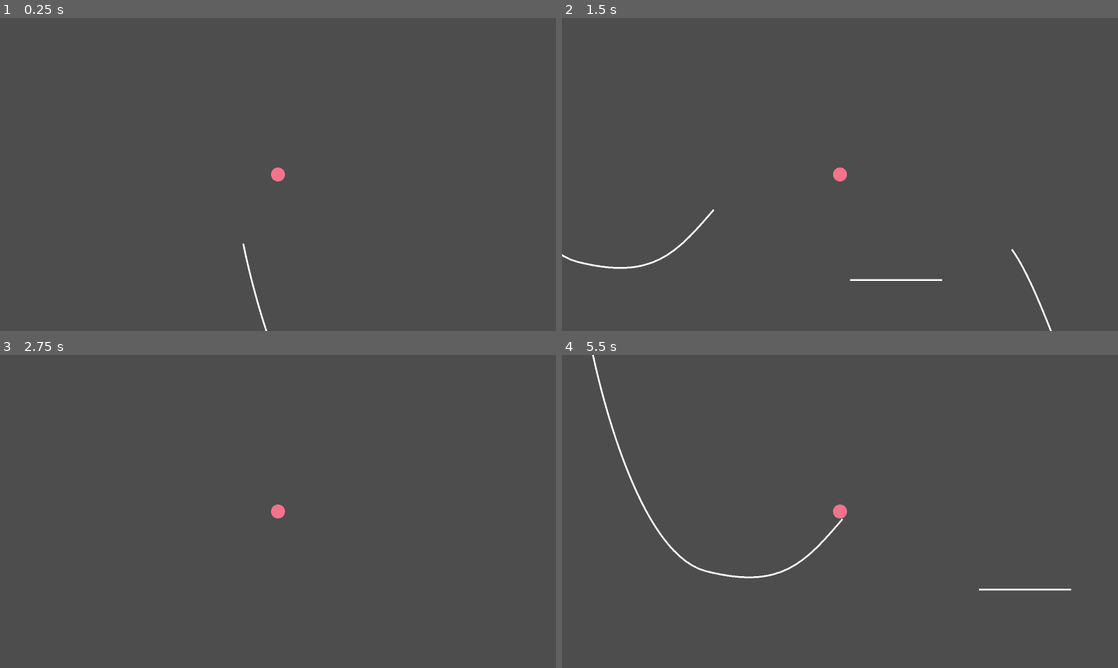
Above: before the commit, frames 1-4 (two rows, left to right).
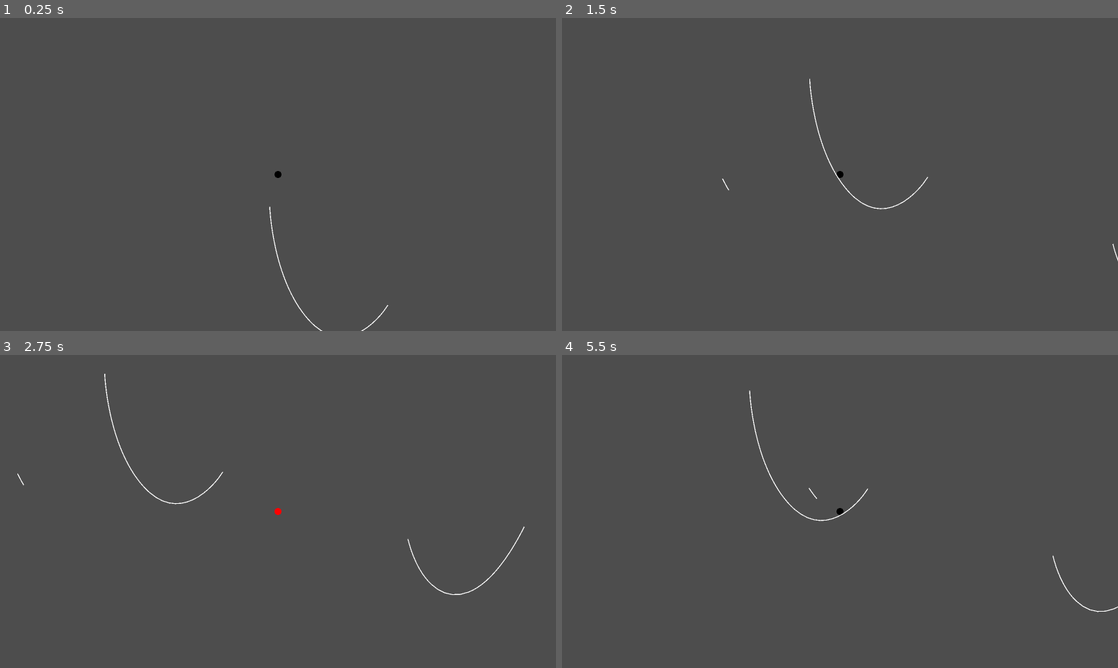
Above: after the commit, the same moments.

Repository: ekelch/cfac-jam
Game: Godot game, scene res://scenes/main.tscn
Same seed, same stepped clock (60 frames per second), same inputs: the game is played once before the commit and once after it.
Inputs (mouse positions are in pixels of both pictures, inside the frame that each line leads up to):
- Up to frame 1 (0.25 s): no input
- Up to frame 2 (1.5 s): tap Enter at 0.5 s; move the mouse to (962, 158) at 0.52 s; hold Space (bounce) 0.53-1.28 s; click (962, 158) at 0.67 s; tap T (grav_toggle, bound only after the commit) at 0.8, 1.35 s; move the mouse to (728, 190) at 1.27 s; click (728, 190) at 1.42 s
- Up to frame 3 (2.75 s): tap W (modifier2, bound only after the commit) at 1.55 s; move the mouse to (333, 442) at 2.02 s; hold W (modifier2, bound only after the commit) from 2.03 s (still down); click (333, 442) at 2.17 s; tap D (modifier3, bound only after the commit) at 2.3 s
- Up to frame 4 (5.5 s): move the mouse to (812, 574) at 2.77 s; release W (modifier2, bound only after the commit) at 2.78 s; tap D (modifier3, bound only after the commit) at 2.85, 5.3 s; click (812, 574) at 2.92 s; tap Space (bounce) at 3.05 s; move the mouse to (1006, 558) at 3.52 s; hold Space (bounce) 3.53-4.28 s; click (1006, 558) at 3.67 s; tap T (grav_toggle, bound only after the commit) at 3.8 s; tap R (reset) at 4.15 s; move the mouse to (673, 464) at 4.27 s; tap Q (slow) at 4.35 s; click (673, 464) at 4.42 s; tap W (modifier2, bound only after the commit) at 4.55 s; move the mouse to (867, 511) at 5.02 s; hold T (grav_toggle, bound only after the commit) from 5.03 s (still down); click (867, 511) at 5.17 s

The runs differ from the first frame. In frame 1, 0.3% of the frame differs, in the area x 43-70%, y 47-100%; in frame 2, 0.7%; in frame 3, 0.4%; in frame 4, 1.0%, in the area x 5-100%, y 0-83%.

Commit message:
added player drawable lines with collision, disable bounce

Diff:
--- a/project.godot
+++ b/project.godot
@@ -40,6 +40,26 @@
 "events": [Object(InputEventKey,"resource_local_to_scene":false,"resource_name":"","device":-1,"window_id":0,"alt_press …(192 unchanged characters)…
 ]
 }
+modifier2={
+"deadzone": 0.2,
+"events": [Object(InputEventKey,"resource_local_to_scene":false,"resource_name":"","device":-1,"window_id":0,"alt_pressed":false,"shift_pressed":false,"ctrl_pressed":false,"meta_pressed":false,"pressed":false,"keycode":0,"physical_keycode":87,"key_label":0,"unicode":119,"location":0,"echo":false,"script":null)
+]
+}
+modifier3={
+"deadzone": 0.2,
+"events": [Object(InputEventKey,"resource_local_to_scene":false,"resource_name":"","device":-1,"window_id":0,"alt_pressed":false,"shift_pressed":false,"ctrl_pressed":false,"meta_pressed":false,"pressed":false,"keycode":0,"physical_keycode":68,"key_label":0,"unicode":100,"location":0,"echo":false,"script":null)
+]
+}
+draw={
+"deadzone": 0.2,
+"events": [Object(InputEventMouseButton,"resource_local_to_scene":false,"resource_name":"","device":-1,"window_id":0,"alt_pressed":false,"shift_pressed":false,"ctrl_pressed":false,"meta_pressed":false,"button_mask":0,"position":Vector2(0, 0),"global_position":Vector2(0, 0),"factor":1.0,"button_index":1,"canceled":false,"pressed":false,"double_click":false,"script":null)
+]
+}
+grav_toggle={
+"deadzone": 0.2,
+"events": [Object(InputEventKey,"resource_local_to_scene":false,"resource_name":"","device":-1,"window_id":0,"alt_pressed":false,"shift_pressed":false,"ctrl_pressed":false,"meta_pressed":false,"pressed":false,"keycode":0,"physical_keycode":84,"key_label":0,"unicode":116,"location":0,"echo":false,"script":null)
+]
+}
 
 [physics]
 
--- a/scenes/main.tscn
+++ b/scenes/main.tscn
@@ -1,27 +1,28 @@
-[gd_scene load_steps=9 format=3 uid="uid://v6qetackdm8j"]
+[gd_scene load_steps=10 format=3 uid="uid://v6qetackdm8j"]
 
 [ext_resource type="PackedScene" uid="uid://by1svinmgiknf" path="res://scenes/player.tscn" id="1_eeafu"]
 [ext_resource type="Script" uid="uid://bnm3qa6akexeu" path="res://scripts/main.gd" id="1_jyhfs"]
 [ext_resource type="Script" uid="uid://bbni0bjodm2pd" path="res://scripts/line.gd" id="2_dkgod"]
+[ext_resource type="Script" uid="uid://ddn7rf46835se" path="res://scripts/player_paths.gd" id="4_jyhfs"]
+
+[sub_resource type="Curve2D" id="Curve2D_sugp2"]
+bake_interval = 20.0
+_data = {
+"points": PackedVector2Array(0, 0, 0, 0, 359, 448, 0, 0, 0, 0, 489, 451)
+}
+point_count = 2
 
 [sub_resource type="Curve2D" id="Curve2D_xjq2p"]
-bake_interval = 10.0
+bake_interval = 20.0
 _data = {
-"points": PackedVector2Array(0, 0, 0, 0, -40, 107, -86.7239, -21.7944, 86.7239, 21.7944, 92, 364, -43.4901, 50.2815, 43.4901, -50.2815, 249, 304)
+"points": PackedVector2Array(0, 0, 0, 0, -19, 102, -82.0654, -93.0029, 82.0654, 93.0029, 69, 360, -21.9771, 35.3142, 21.9771, -35.3142, 253, 328)
 }
 point_count = 3
 
-[sub_resource type="Curve2D" id="Curve2D_sugp2"]
-bake_interval = 75.53
+[sub_resource type="Curve2D" id="Curve2D_jyhfs"]
+bake_interval = 20.0
 _data = {
-"points": PackedVector2Array(0, 0, 0, 0, 406, 385, 0, 0, 0, 0, 512, 385)
-}
-point_count = 2
-
-[sub_resource type="Curve2D" id="Curve2D_jyhfs"]
-bake_interval = 10.0
-_data = {
-"points": PackedVector2Array(-74.17, -100.796, 74.17, 100.796, 592, 349.732, -213.024, 260.71, 213.024, -260.71, 962, 673.386)
+"points": PackedVector2Array(-35.67, -142.944, 35.67, 142.944, 679, 482, -119.509, 236.01, 119.509, -236.01, 947, 454)
 }
 point_count = 2
 
@@ -38,20 +39,26 @@
 [node name="player" parent="." instance=ExtResource("1_eeafu")]
 mass = 4.133
 
-[node name="line" type="StaticBody2D" parent="."]
+[node name="Camera2D2" type="Camera2D" parent="player"]
+zoom = Vector2(0.5, 0.5)
+
+[node name="Path2D2" type="Path2D" parent="."]
+curve = SubResource("Curve2D_sugp2")
+
+[node name="StaticPaths" type="StaticBody2D" parent="."]
 script = ExtResource("2_dkgod")
 
-[node name="Path2D" type="Path2D" parent="line"]
+[node name="Path2D" type="Path2D" parent="StaticPaths"]
 position = Vector2(-2, 39)
 curve = SubResource("Curve2D_xjq2p")
 
-[node name="Path2D2" type="Path2D" parent="line"]
-curve = SubResource("Curve2D_sugp2")
+[node name="Path2D3" type="Path2D" parent="StaticPaths"]
+curve = SubResource("Curve2D_jyhfs")
 
-[node name="Path2D3" type="Path2D" parent="line"]
-position = Vector2(0, 12.9409)
-scale = Vector2(1, 0.960904)
-curve = SubResource("Curve2D_jyhfs")
+[node name="PlayerPaths" type="StaticBody2D" parent="."]
+position = Vector2(0.000244141, -0.00012207)
+scale = Vector2(1, 1)
+script = ExtResource("4_jyhfs")
 
 [node name="Sprite2D" type="Sprite2D" parent="."]
 visible = false
--- a/scenes/player.tscn
+++ b/scenes/player.tscn
@@ -22,7 +22,5 @@
 debug_color = Color(0, 0.598659, 0.707658, 0.42)
 
 [node name="MeshInstance2D" type="MeshInstance2D" parent="."]
-modulate = Color(0.952725, 0.449389, 0.54598, 1)
+modulate = Color(0, 0, 0, 1)
 mesh = SubResource("SphereMesh_b137o")
-
-[node name="Camera2D" type="Camera2D" parent="."]
--- a/scripts/line.gd
+++ b/scripts/line.gd
@@ -1,4 +1,5 @@
 extends StaticBody2D
+@onready var path_2d: Path2D = $Path2D
 
 # Called when the node enters the scene tree for the first time.
 func _ready() -> void:
--- a/scripts/main.gd
+++ b/scripts/main.gd
@@ -1,19 +1,9 @@
 extends Node
 @onready var player: RigidBody2D = $player
-var color_default
-
-func _ready() -> void:
-	color_default = player.mesh.modulate
 
 func _process(_delta: float) -> void:
 	if Input.is_action_just_pressed("reset"):
 		get_tree().reload_current_scene()
-	if (Input.is_action_just_pressed("bounce")):
-		player.physics_material_override.bounce = 1.0
-		player.mesh.modulate = Color(0.2,0.85,0.5,1.0)
-	if (Input.is_action_just_released("bounce")):
-		player.physics_material_override.bounce = 0.0
-		player.mesh.modulate = color_default
 	if (Input.is_action_just_pressed("slow")):
 		Engine.time_scale = 0.2
 	if (Input.is_action_just_released("slow")):
--- a/scripts/player.gd
+++ b/scripts/player.gd
@@ -1,5 +1,25 @@
 extends RigidBody2D
 @onready var mesh: MeshInstance2D = $MeshInstance2D
+var colorMod = Color(0,0,0,1)
 
-func _process(delta: float) -> void:
-	pass
+func _input(event: InputEvent) -> void:
+	if event is InputEventKey:
+		if (event.is_action_pressed("modifier2")):
+			colorMod.r = 1.
+		if (event.is_action_released("modifier2")):
+			colorMod.r = 0.
+		if (event.is_action_pressed("bounce")):
+			#physics_material_override.bounce = 1.0
+			colorMod.g = 1.
+			Engine.time_scale = .2
+		if (event.is_action_released("bounce")):
+			#physics_material_override.bounce = 0.0
+			colorMod.g = 0.
+			Engine.time_scale = 1
+		if (event.is_action_pressed("modifier3")):
+			colorMod.b = 1.
+		if (event.is_action_released("modifier3")):
+			colorMod.b = 0.
+		if (event.is_action_pressed("grav_toggle")):
+			gravity_scale = 0 if gravity_scale == 1 else 1
+		mesh.modulate = colorMod
--- /dev/null
+++ b/scripts/player_paths.gd
@@ -0,0 +1,34 @@
+extends StaticBody2D
+
+var lastPoint: Vector2 = Vector2(0,0)
+var visLine: Line2D
+var segment: SegmentShape2D
+var point: Vector2
+var reset: bool = true
+
+func _process(delta: float) -> void:
+	if Input.is_mouse_button_pressed(MOUSE_BUTTON_LEFT):
+		if reset:
+			reset = false
+			point = get_global_mouse_position()
+			visLine = newLine(point)
+			self.add_child(visLine)
+		elif get_global_mouse_position().distance_to(point) > 10:
+			segment = SegmentShape2D.new()
+			segment.a = point
+			point = get_global_mouse_position()
+			segment.b = point
+			visLine.add_point(point)
+			var collider = CollisionShape2D.new()
+			collider.shape = segment
+			self.add_child(collider)
+
+
+	else:
+		reset = true
+
+func newLine(point: Vector2) -> Line2D:
+	var l = Line2D.new()
+	l.add_point(point)
+	l.width = 2.0
+	return l
Not shown, added: scripts/player_paths.gd.uid
